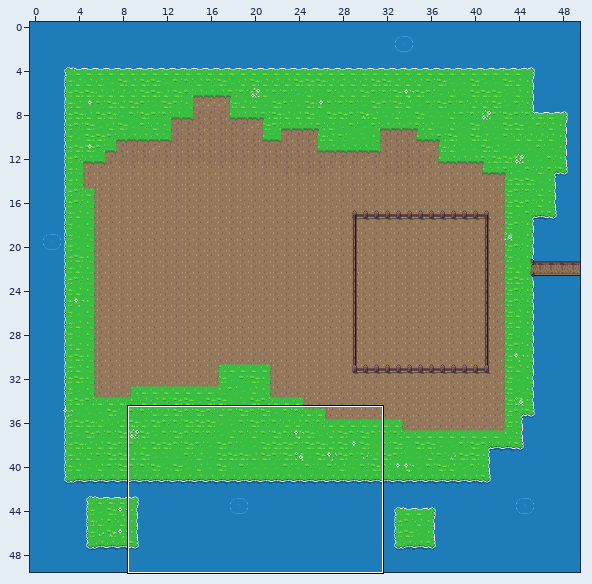
An edit to a level. Tiled map, mytest/testGame/Resources/farm/farm.tmx. Above, an overview of the earlier version with the close-up marked.
Close-up. Old version:
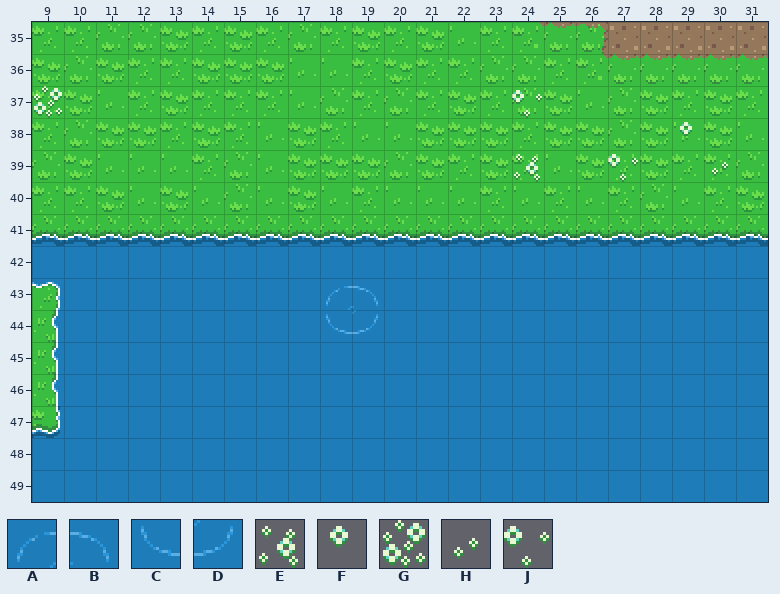
Cells are 16x16 px. Shown: x 9..31, y 35..49.
Key: from "Over": A 16, B 17, C 56, D 57, E 320, F 321, G 443; from "Overworld": H 482, J 483.
_ is an empty cell.
Layers that did not change in this view are not listed.
Layer "building" before, first column x 9:
35 _______________________
36 _______________________
37 G______________J_______
38 ____________________F__
39 _______________E__J__H_
40 _______________________
41 _______________________
42 _______________________
43 _________AB____________
44 _________CD____________
45 _______________________
46 _______________________
47 _______________________
48 _______________________
49 _______________________
And afterwards:
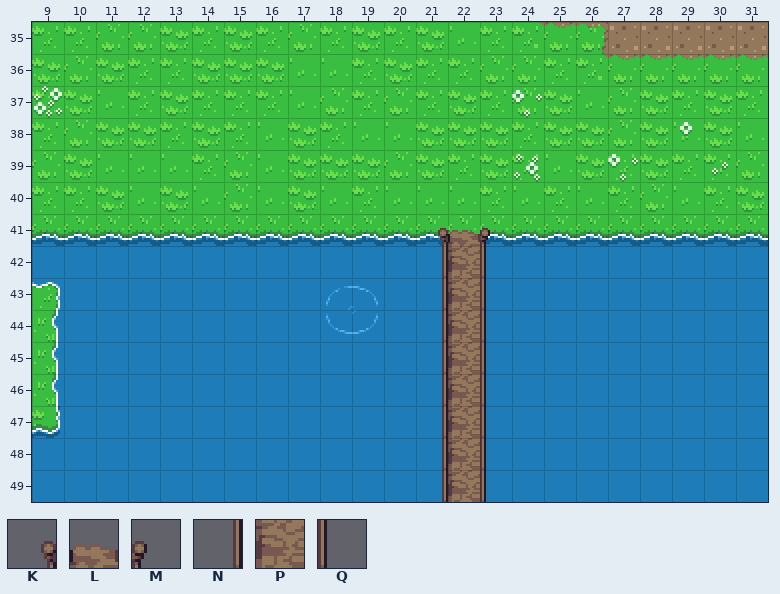
Further tiles: from "Over": K 245, L 246, M 247, N 285, P 286, Q 287.
The exact change:
{"where": "layer \"building\""}
{"y":41,"x":21,"old":"___","new":"KLM"}
{"y":42,"x":21,"old":"___","new":"NPQ"}
{"y":43,"x":21,"old":"___","new":"NPQ"}
{"y":44,"x":21,"old":"___","new":"NPQ"}
{"y":45,"x":21,"old":"___","new":"NPQ"}
{"y":46,"x":21,"old":"___","new":"NPQ"}
{"y":47,"x":21,"old":"___","new":"NPQ"}
{"y":48,"x":21,"old":"___","new":"NPQ"}
{"y":49,"x":21,"old":"___","new":"NPQ"}
{"label":"added","picture_box":[438,228,490,502]}
